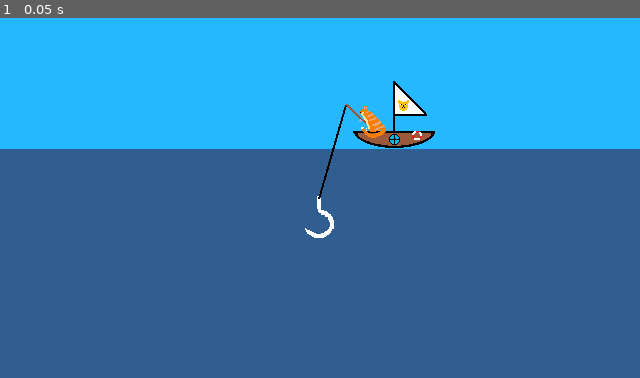
Above: before the commit, frame 1.
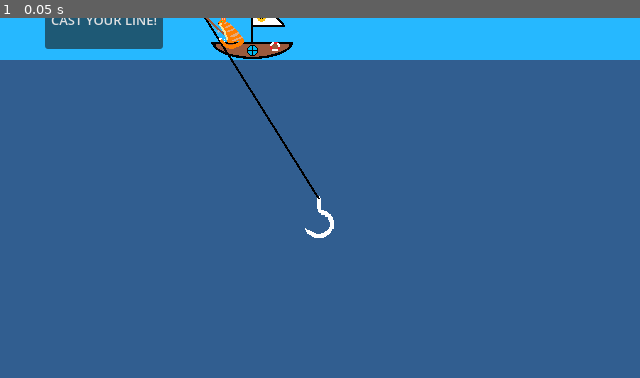
Above: after the commit, the same moment.

Repository: ethan-hawksley/cat-fishing-frenzy
Game: Godot game, scene res://main.tscn
Two runs of this game, one before a commit and one after it. Both use one fixed random seed, a clock stepped at 60 frames per second and the inputs below.
Inputs:
- Up to frame 1 (0.05 s): no input

The runs differ from the first frame. In frame 1, 27% of the frame differs, in the area x 0-100%, y 0-50%.

Commit message:
sinking hook

Diff:
--- /dev/null
+++ b/button.gd
@@ -0,0 +1,15 @@
+extends "res://cast.gd"
+
+
+# Called when the node enters the scene tree for the first time.
+func _ready() -> void:
+	pass # Replace with function body.
+
+
+# Called every frame. 'delta' is the elapsed time since the previous frame.
+func _process(delta: float) -> void:
+	pass
+
+
+func _on_pressed() -> void:
+	pass
--- /dev/null
+++ b/cast.gd
@@ -0,0 +1,12 @@
+extends Node
+@export var node: Node2D
+
+# Called when the node enters the scene tree for the first time.
+func _ready() -> void:
+	pass # Replace with function body.
+
+
+# Called every frame. 'delta' is the elapsed time since the previous frame.
+func _process(delta: float) -> void:
+	var sprite = $Hook
+	sprite.position.y += (500*global.length)
--- a/global.gd
+++ b/global.gd
@@ -1,3 +1,4 @@
 extends Node
 
 var money = 0
+var length = 10
--- a/main.tscn
+++ b/main.tscn
@@ -4,6 +4,7 @@
 [ext_resource type="Texture2D" uid="uid://c5enxlqyc6il7" path="res://assets/hook.png" id="2_0xm2m"]
 [ext_resource type="Script" uid="uid://dsnyrjrsvfcay" path="res://line.gd" id="3_1bvp3"]
 [ext_resource type="Texture2D" uid="uid://bpf1c5hrb53y1" path="res://assets/catttttt.png" id="3_h2yge"]
+[ext_resource type="Script" uid="uid://xwcxywkltqf8" path="res://button.gd" id="5_lquwl"]
 
 [node name="Node" type="Node" unique_id=1277121764]
 
@@ -18,7 +19,7 @@
 texture = ExtResource("1_ig7tw")
 
 [node name="Hook" type="Sprite2D" parent="." unique_id=1651323550]
-position = Vector2(-92, 47)
+position = Vector2(50, 136)
 texture = ExtResource("2_0xm2m")
 offset = Vector2(12, 30)
 
@@ -36,3 +37,19 @@
 position = Vector2(-57, -40)
 texture = ExtResource("3_h2yge")
 flip_h = true
+
+[node name="Button" type="Button" parent="." unique_id=1203099866]
+anchors_preset = -1
+anchor_left = -0.35000002
+anchor_top = -0.19700001
+anchor_right = -0.16600001
+anchor_bottom = -0.039
+offset_left = 1.5258789e-05
+offset_top = -0.0799942
+offset_right = 0.2400055
+offset_bottom = 0.03999996
+theme_override_font_sizes/font_size = 13
+text = "CAST YOUR LINE!"
+script = ExtResource("5_lquwl")
+
+[connection signal="pressed" from="Button" to="Button" method="_on_pressed"]
Not shown, added: button.gd.uid
Not shown, added: cast.gd.uid
